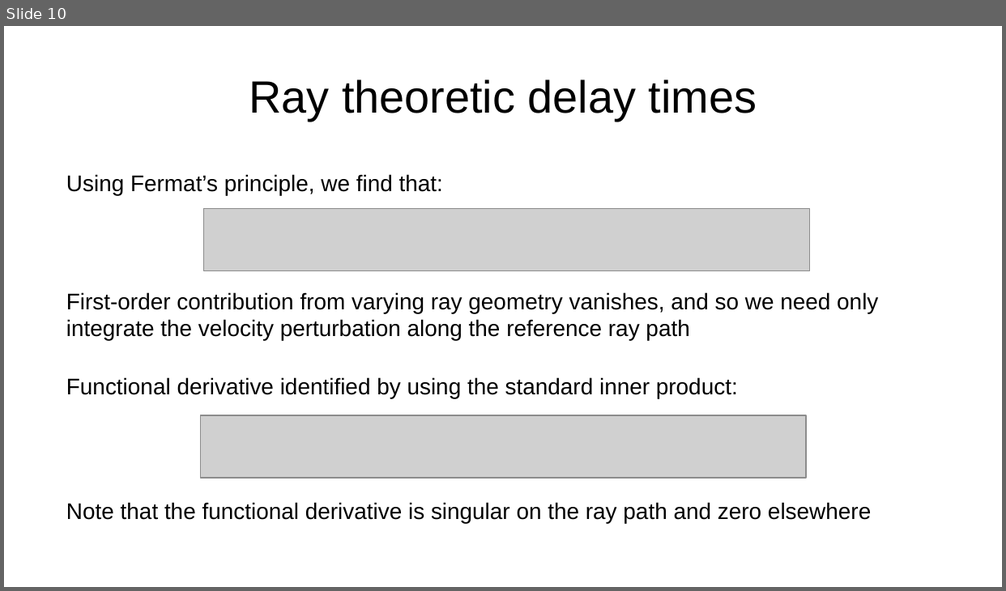
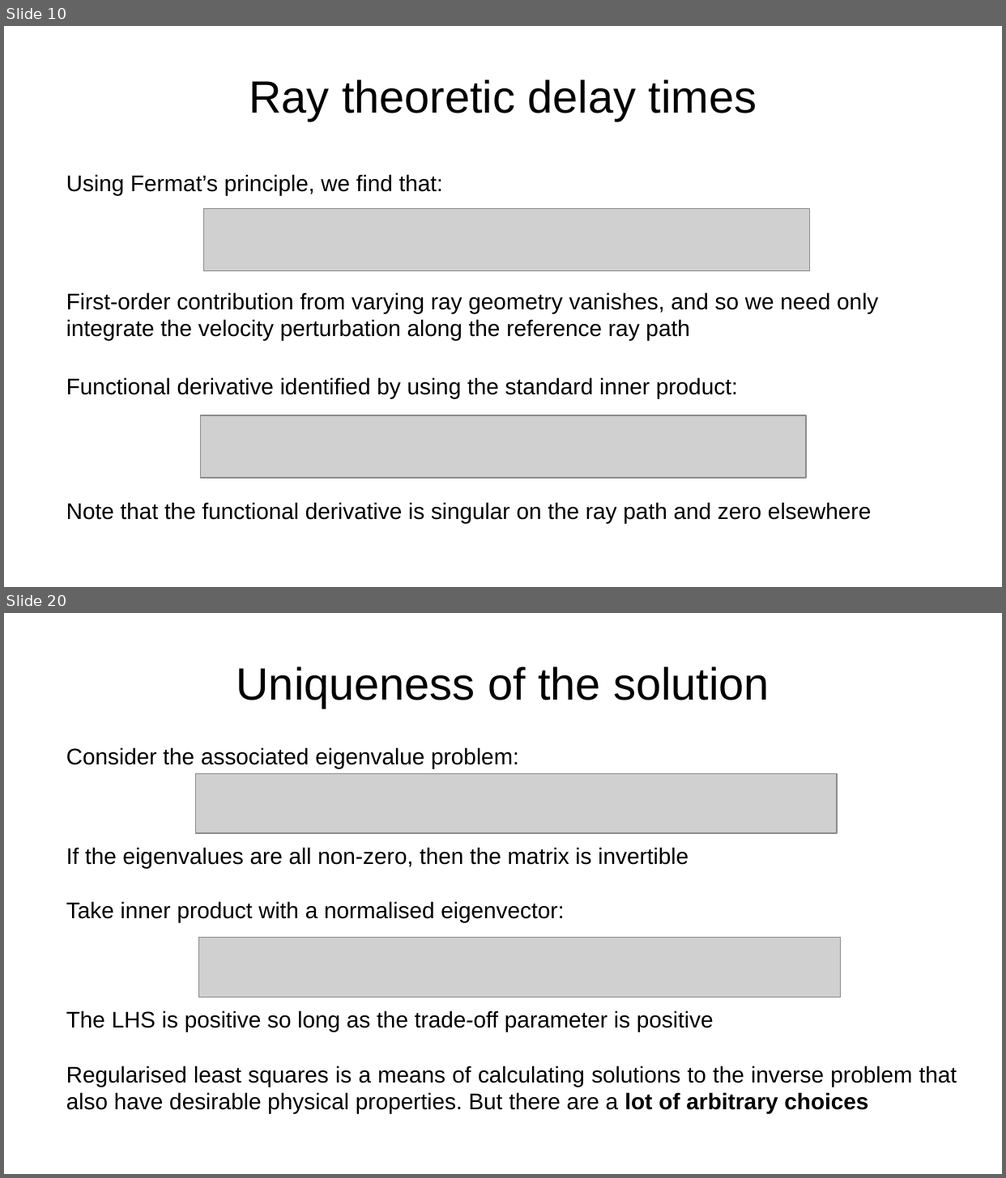
Before and after one commit to da380/PEPLectures, a slide deck: slides/slides7.odp. Shown one above the other, each under a label of ours: slide 10 before the commit, slides 10 and 20 after it; the slides between them are not shown. The pictures are 1006x591 and 1006x1178 pixels, drawn with LibreOffice and Linux fonts; fonts in the diff are those of the drawing; grey boxes stand for pictures. Boxes give left, top, right and bottom in pixels: in the first picture for what was removed or moved away, otherwise in the second. Text is boxed around its words. In the diff, an @@ line names an element or a change of style, - is before the commit and + after.

Commit message:
slides for lecture 7 done

```diff
--- a/slides/slides7.odp
+++ b/slides/slides7.odp
@@ slide 20 added at (x1=4, y1=613, x2=1002, y2=1174), background #FFFFFF @@
@@ title added at (x1=236, y1=666, x2=769, y2=708), 36 pt, text #000000 @@
+Uniqueness of the solution
@@ text added at (x1=66, y1=747, x2=519, y2=769), 18 pt, text #000000 @@
+Consider the associated eigenvalue problem:
@@ picture added at (x1=195, y1=773, x2=837, y2=833) @@
@@ text added at (x1=66, y1=847, x2=688, y2=922), 18 pt, text #000000 @@
+If the eigenvalues are all non-zero, then the matrix is invertible
+Take inner product with a normalised eigenvector:
@@ picture added at (x1=198, y1=937, x2=841, y2=997) @@
@@ text added at (x1=66, y1=1011, x2=957, y2=1114), 18 pt, text #000000 @@
+The LHS is positive so long as the trade-off parameter is positive
+Regularised least squares is a means of calculating solutions to the inverse problem that also have desirable physical properties. But there are a lot of arbitrary choices
```
Also in this commit, not shown: 1 slide changed, 18 other slides added, 3 other files.
